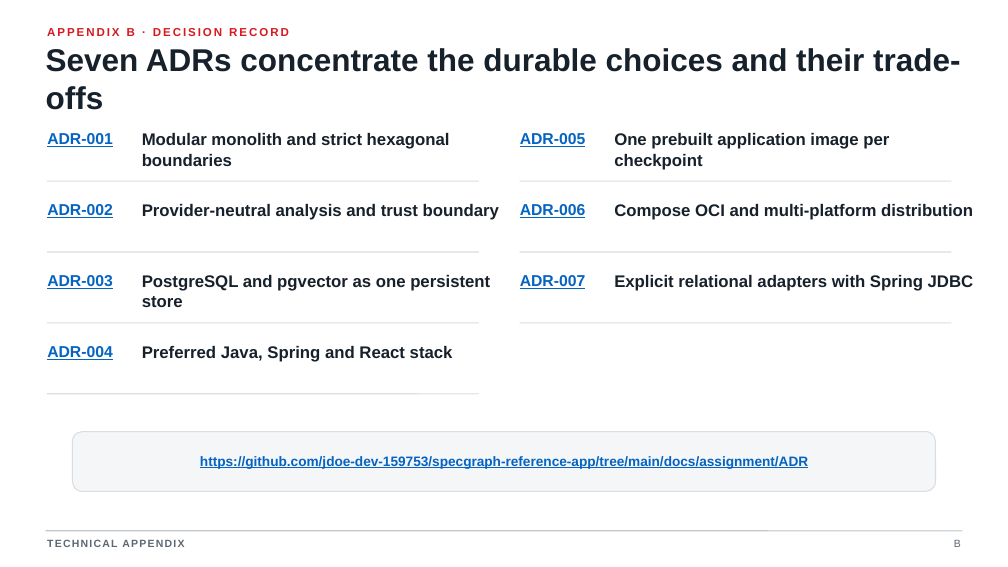
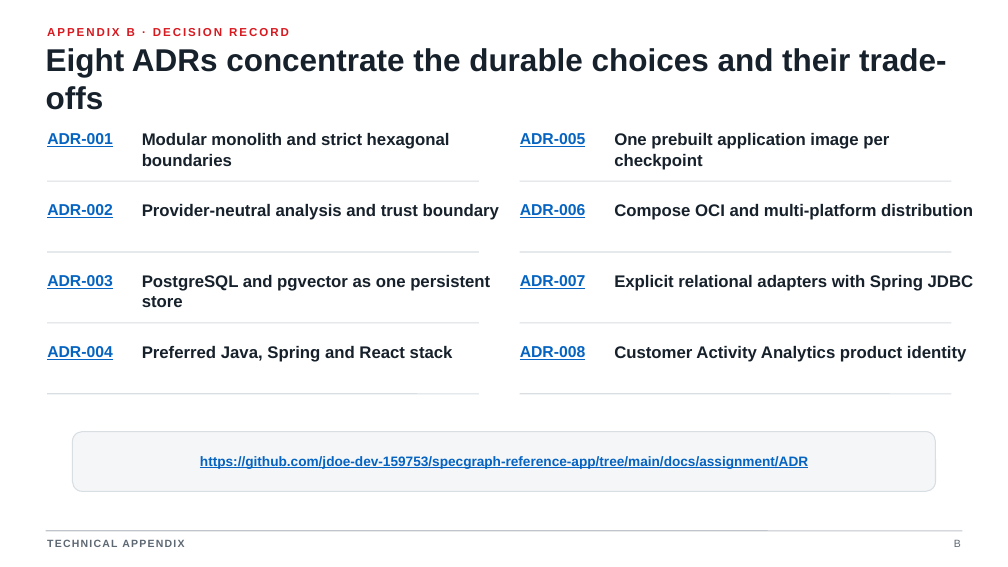
Before and after one commit to jdoe-dev-159753/specgraph-reference-app, a slide deck: slide 16 of docs/presentation/output/SpecGraph_presentation_working_v0.8.pptx. Drawn at 1008x567 pixels with LibreOffice and Linux fonts; fonts in the diff are those of the drawing. Boxes give left, top, right and bottom in pixels: in the first picture for what was removed or moved away, otherwise in the second. Text is boxed around its words. In the diff, an @@ line names an element or a change of style, - is before the commit and + after.

```diff
--- a/docs/presentation/output/SpecGraph_presentation_working_v0.8.pptx
+++ b/docs/presentation/output/SpecGraph_presentation_working_v0.8.pptx
@@ text at [46,48,946,110]: text changed @@
-Seven ADRs concentrate the durable choices and their trade-offs
+Eight ADRs concentrate the durable choices and their trade-offs
@@ text added at [520,346,586,360], 15 pt, text #0563C1, bold, underline @@
+ADR-008
@@ text added at [614,346,967,362], 16 pt, text #17212B, bold @@
+Customer Activity Analytics product identity
@@ line added from (520, 394) to (951, 394), #D9DEE3 1 pt @@
```
Also in this commit, not shown: 1 other slide changed, 1 slide added, 1 slide removed, 1 other file.
